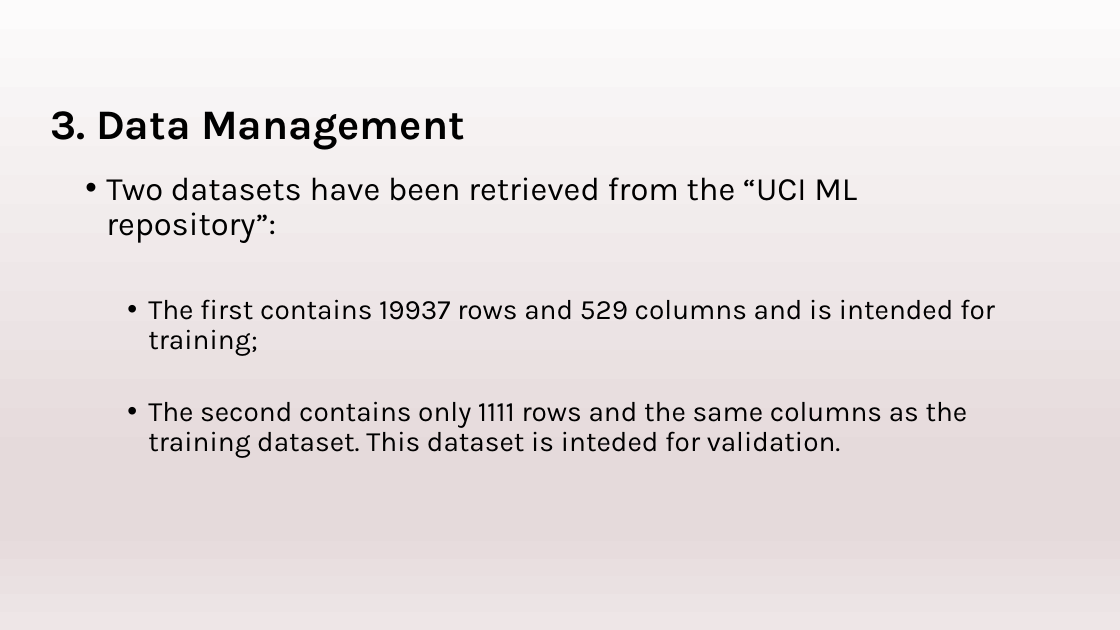
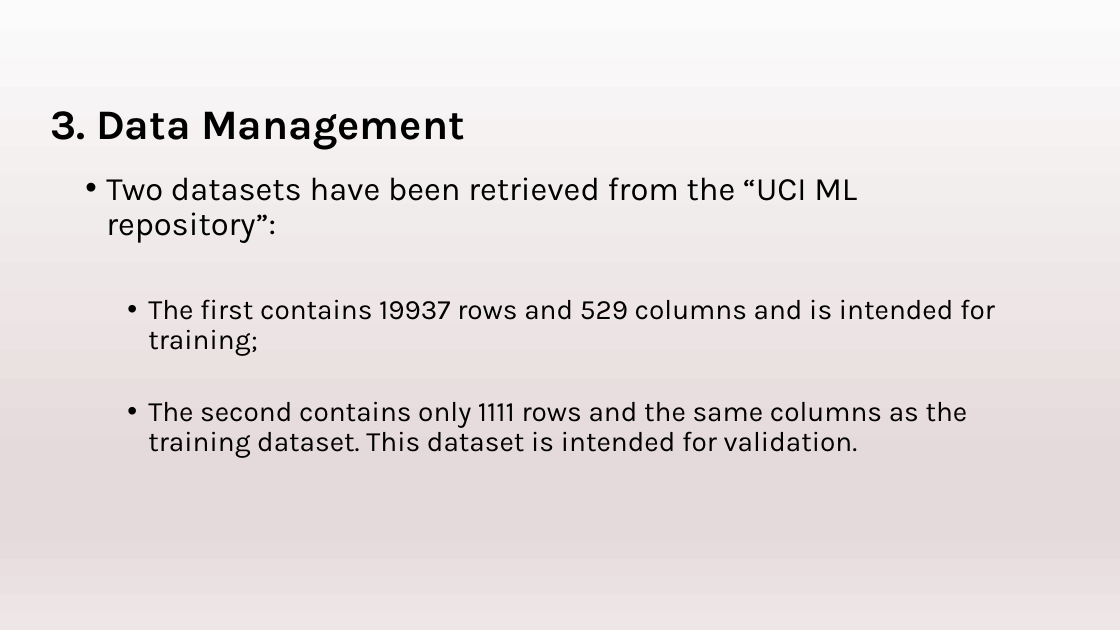
Before and after one commit to TomeBorges/IoT_Deep_Analytics_Visualization, a slide deck: slide 5 of Task3/Task3_ppt.pptx. Drawn at 1120x630 pixels with LibreOffice and Linux fonts; fonts in the diff are those of the drawing. Boxes give left, top, right and bottom in pixels: in the first picture for what was removed or moved away, otherwise in the second. Text is boxed around its words. In the diff, an @@ line names an element or a change of style, - is before the commit and + after.

```diff
--- a/Task3/Task3_ppt.pptx
+++ b/Task3/Task3_ppt.pptx
@@ text at (x1=148, y1=401, x2=968, y2=458): text changed @@
-  • The second contains only 1111 rows and the same columns as the training dataset. This dataset is inteded for validation.
+  • The second contains only 1111 rows and the same columns as the training dataset. This dataset is intended for validation.
```
Also in this commit, not shown: 8 other slides changed, 1 slide added.
